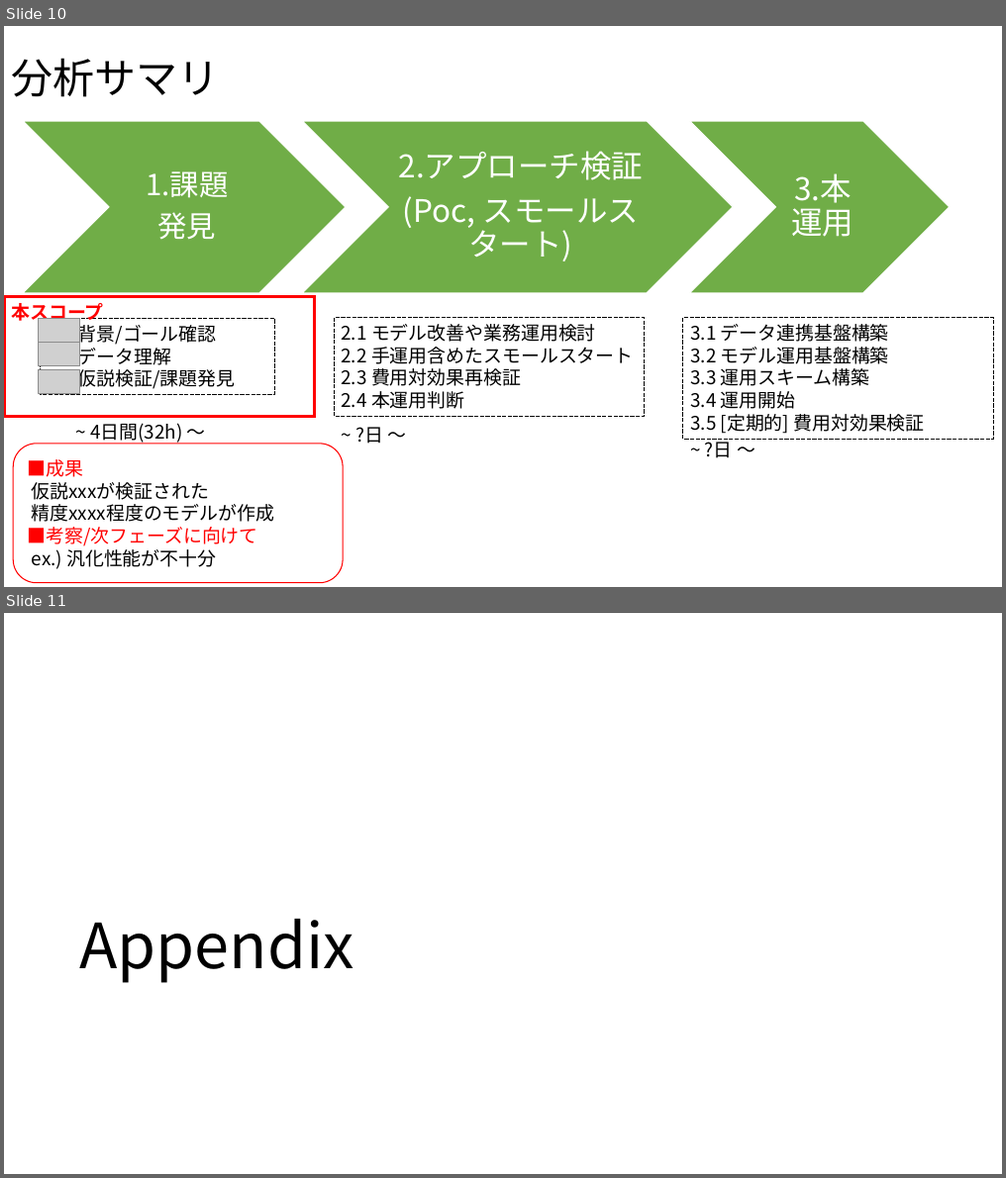
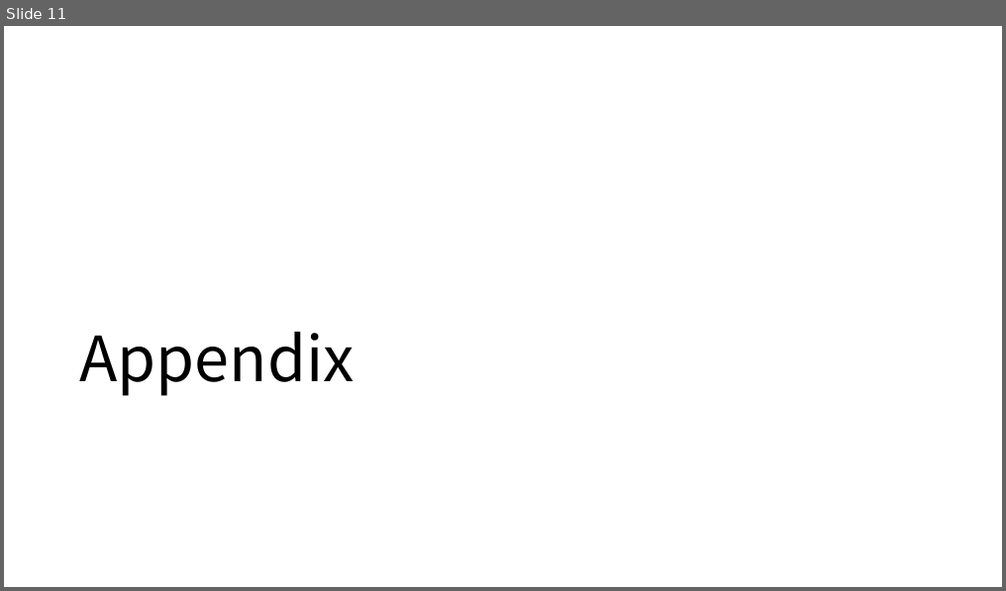
Before and after one commit to SYCastle/data_analysis, a slide deck: 分析報告_フォーマット1.pptx. Shown one above the other, each under a label of ours: slides 10 and 11 before the commit, slide 11 after it. The pictures are 1006x1178 and 1006x591 pixels, drawn with LibreOffice and Linux fonts; fonts in the diff are those of the drawing; grey boxes stand for pictures. Boxes give left, top, right and bottom in pixels: in the first picture for what was removed or moved away, otherwise in the second. Text is boxed around its words. In the diff, an @@ line names an element or a change of style, - is before the commit and + after.

```diff
--- a/分析報告_フォーマット1.pptx
+++ b/分析報告_フォーマット1.pptx
@@ slide 10 removed at <box>4,26,1002,587</box>, background #FFFFFF @@
@@ title removed at <box>12,58,220,97</box> @@
-分析サマリ
@@ group removed at <box>23,121,949,293</box>: 3 chevrons, 3 texts @@
-1.課題
-発見
-2.アプローチ検証
-(Poc, スモールスタート)
-3.本運用
@@ rectangle removed at <box>4,297,315,416</box> @@
-本スコープ
@@ picture removed at <box>38,319,79,343</box> @@
@@ rectangle removed at <box>41,319,275,394</box> @@
-1.1 背景/ゴール確認
-1.2 データ理解
-1.3 仮説検証/課題発見
@@ rectangle removed at <box>334,318,645,416</box> @@
-2.1 モデル改善や業務運用検討
-2.2 手運用含めたスモールスタート
-2.3 費用対効果再検証
-2.4 本運用判断
@@ rectangle removed at <box>683,318,994,439</box> @@
-3.1 データ連携基盤構築
-3.2 モデル運用基盤構築
-3.3 運用スキーム構築
-3.4 運用開始
-3.5 [定期的] 費用対効果検証
@@ picture removed at <box>38,343,79,367</box> @@
@@ picture removed at <box>38,370,79,393</box> @@
@@ text removed at <box>90,423,182,445</box> @@
-~ 4日間(32h) ～
@@ text removed at <box>355,427,383,444</box> @@
-~ ?日 ～
@@ text removed at <box>705,439,733,459</box> @@
-~ ?日 ～
@@ rounded rectangle removed at <box>13,444,343,583</box> @@
-■成果
-仮説xxxが検証された
-精度xxxx程度のモデルが作成
-■考察/次フェーズに向けて
-ex.) 汎化性能が不十分
```
Also in this commit, not shown: 9 slides changed, 2 slides added.
